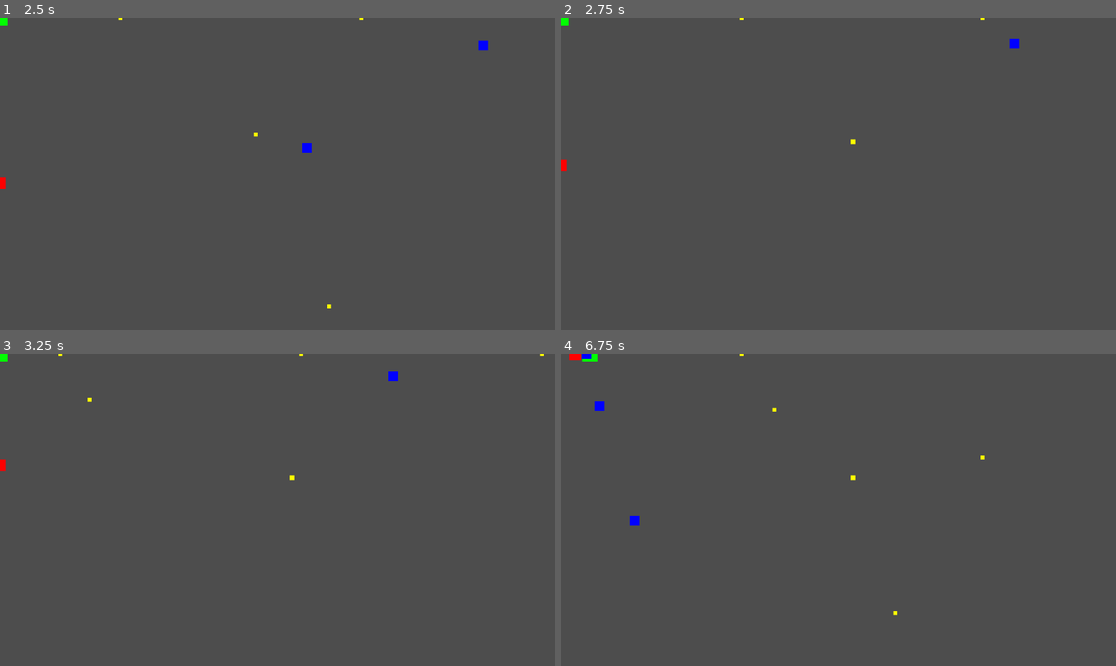
Above: before the commit, frames 1-4 (two rows, left to right).
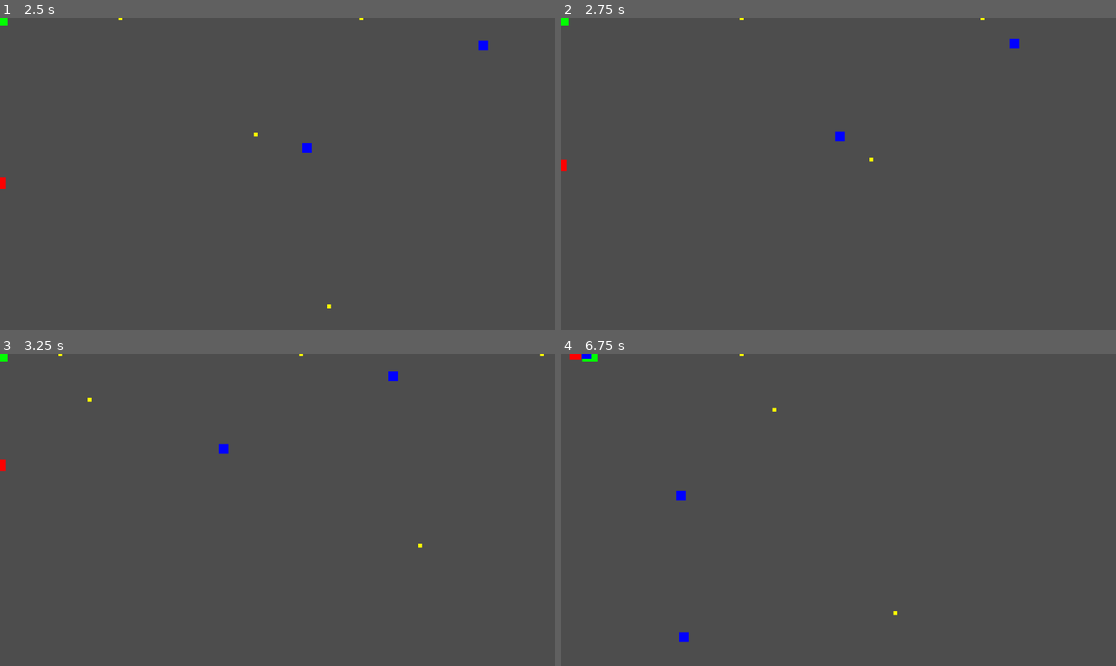
Above: after the commit, the same moments.

Repository: zaamold/Polygon-Protocol
Game: Godot game, scene res://scenes/main.tscn
Same seed, same stepped clock (60 frames per second), same inputs: the game is played once before the commit and once after it. The project has no main scene, so this scene is started directly.
Inputs (mouse positions are in pixels of both pictures, inside the frame that each line leads up to):
- Up to frame 1 (2.5 s): tap Enter at 0.5 s; move the mouse to (249, 236) at 0.52 s; hold Up (ui_up) 0.53-1.25 s; click (249, 236) at 0.67 s; drag from (444, 220) to (105, 111) at 1.27 s; move the mouse to (111, 127) at 2.02 s; hold Left (ui_left) from 2.03 s (still down)
- Up to frame 2 (2.75 s): keep holding Left (ui_left)
- Up to frame 3 (3.25 s): release Left (ui_left) at 2.75 s; drag from (305, 510) to (111, 463) at 2.77 s
- Up to frame 4 (6.75 s): move the mouse to (755, 432) at 3.52 s; hold Down (ui_down) 3.53-4.25 s; drag from (960, 494) to (755, 432) at 4.27 s; move the mouse to (727, 525) at 5.02 s; hold Up (ui_up) 5.03-5.75 s; click (727, 525) at 5.17 s; drag from (894, 441) to (683, 503) at 5.77 s; move the mouse to (810, 572) at 6.52 s; hold Right (ui_right) from 6.53 s (still down)

Frame 1 is identical in both runs. In frame 2, less than 0.1% of the frame differs, in the area x 49-57%, y 36-47%; in frame 3, less than 0.1%; in frame 4, 0.3%, in the area x 1-77%, y 0-93%.

Commit message:
fix: add explicit collision shape radii to fix detection issues
Root causes of bugs 1 and 2:
- All CircleShape2D resources had no explicit radius, defaulting to 0
- This caused unreliable collision detection between projectiles and enemies
- FastEnemy was missing root collision shape, adding asymmetry

Fixes:
- enemy.tscn: set HitBox and root shape radius to 12.0 (matches 24px visual)
- enemy_fast.tscn: add missing root shape (radius 10.0 for 20px visual), set HitBox radius to 10.0
- projectile.tscn: set collision shape radius to 4.0 (matches 8px visual)
- pickup.tscn: set collision shape radius to 5.0 (matches 10px visual)
- main.tscn: set PickupCollector radius to 30.0

This resolves collision detection gaps that prevented projectiles from being
destroyed on impact and caused missed hits on fast enemies. Should also improve
performance by properly destroying projectiles on collision rather than waiting
for lifetime expiry.

Co-Authored-By: Claude Haiku 4.5 <noreply@anthropic.com>
Claude-Session: https://claude.ai/code/session_017aEvyQFGYX2Re5qMhKUZMe

Diff:
--- a/scenes/enemy.tscn
+++ b/scenes/enemy.tscn
@@ -3,8 +3,10 @@
 [ext_resource type="Script" path="res://scripts/enemy.gd" id="1_7p1mj"]
 
 [sub_resource type="CircleShape2D" id="CircleShape2D_7p1mj"]
+radius = 12.0
 
 [sub_resource type="CircleShape2D" id="CircleShape2D_md0e3"]
+radius = 12.0
 
 [node name="Enemy" type="CharacterBody2D" unique_id=1196135540]
 script = ExtResource("1_7p1mj")
--- a/scenes/enemy_fast.tscn
+++ b/scenes/enemy_fast.tscn
@@ -3,6 +3,10 @@
 [ext_resource type="Script" uid="uid://rb42cccfgs6h" path="res://scripts/enemy_fast.gd" id="1_na3cw"]
 
 [sub_resource type="CircleShape2D" id="CircleShape2D_00nrq"]
+radius = 10.0
+
+[sub_resource type="CircleShape2D" id="CircleShape2D_hitbox"]
+radius = 10.0
 
 [node name="FastEnemy" type="CharacterBody2D" unique_id=987825337]
 script = ExtResource("1_na3cw")
@@ -19,7 +23,10 @@
 offset_bottom = 10.0
 color = Color(0, 0, 1, 1)
 
+[node name="CollisionShape2D" type="CollisionShape2D" parent="." unique_id=1234567890]
+shape = SubResource("CircleShape2D_00nrq")
+
 [node name="HitBox" type="Area2D" parent="." unique_id=2133336184]
 
 [node name="CollisionShape2D" type="CollisionShape2D" parent="HitBox" unique_id=585308789]
-shape = SubResource("CircleShape2D_00nrq")
+shape = SubResource("CircleShape2D_hitbox")
--- a/scenes/main.tscn
+++ b/scenes/main.tscn
@@ -6,6 +6,7 @@
 [ext_resource type="Script" uid="uid://cuvgr81ejawg4" path="res://scripts/upgrade_manager.gd" id="4_jyhfs"]
 
 [sub_resource type="CircleShape2D" id="CircleShape2D_jyhfs"]
+radius = 30.0
 
 [node name="Main" type="Node2D" unique_id=1438472570]
 
--- a/scenes/pickup.tscn
+++ b/scenes/pickup.tscn
@@ -3,6 +3,7 @@
 [ext_resource type="Script" uid="uid://b05275w5idvqg" path="res://scripts/pickup.gd" id="1_pg2rt"]
 
 [sub_resource type="CircleShape2D" id="CircleShape2D_7cqbe"]
+radius = 5.0
 
 [node name="Pickup" type="Area2D" unique_id=1349748759]
 script = ExtResource("1_pg2rt")
--- a/scenes/projectile.tscn
+++ b/scenes/projectile.tscn
@@ -3,6 +3,7 @@
 [ext_resource type="Script" path="res://scripts/projectile.gd" id="1_c8fcr"]
 
 [sub_resource type="CircleShape2D" id="CircleShape2D_q3m7n"]
+radius = 4.0
 
 [node name="Projectile" type="Area2D" unique_id=244224638]
 script = ExtResource("1_c8fcr")
